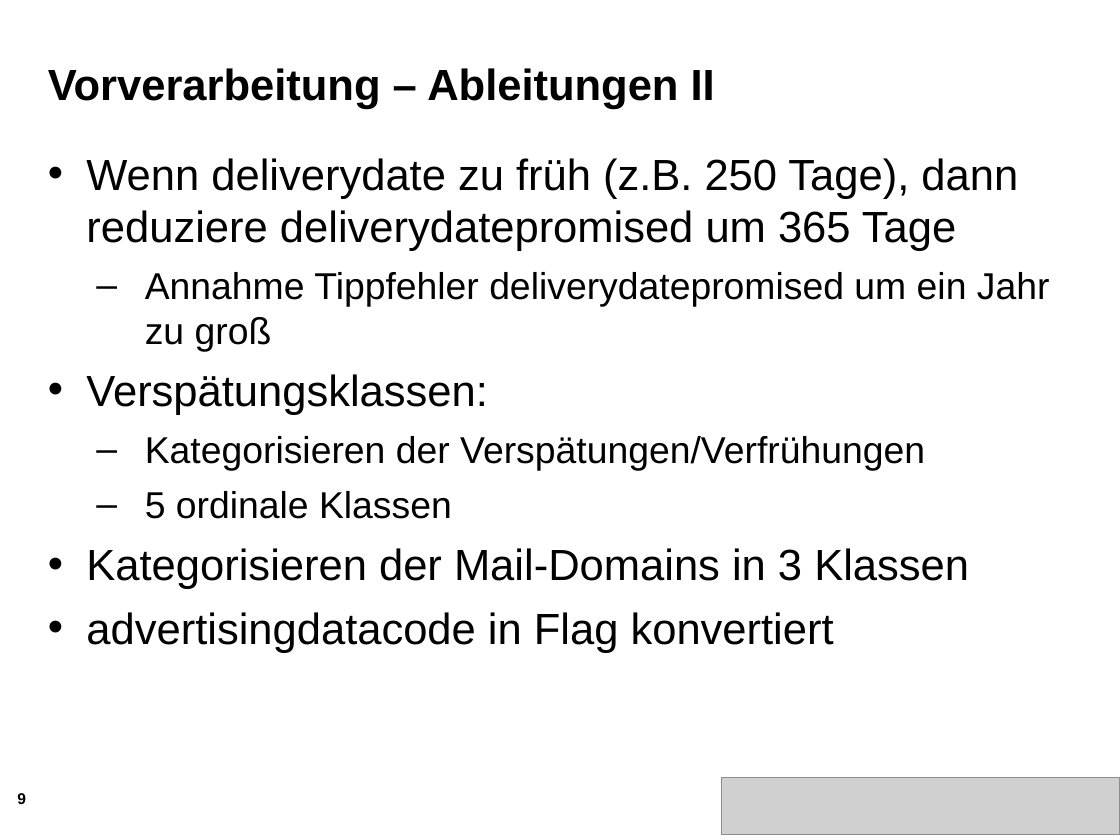
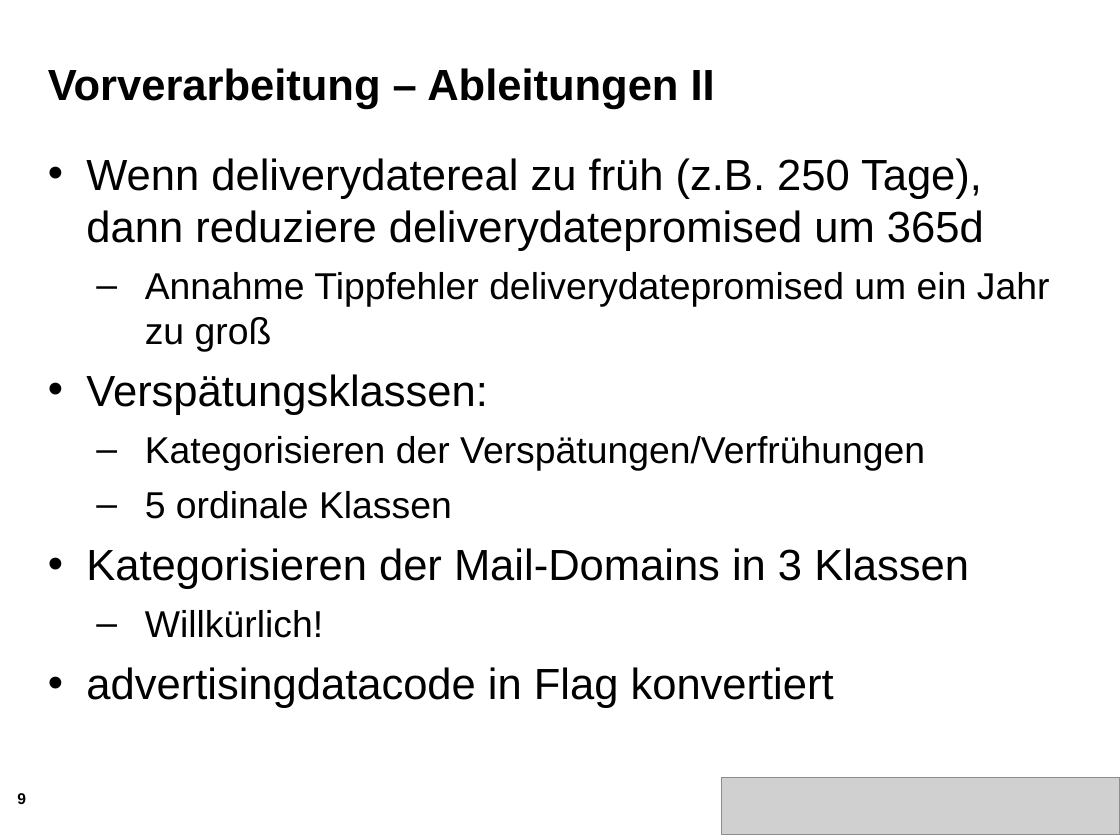
Before and after one commit to majdi14789/dwm10, a slide deck: slide 9 of Zwischenpräsentation/Zwischenstand1.ppt. Drawn at 1120x840 pixels with LibreOffice and Linux fonts; fonts in the diff are those of the drawing; grey boxes stand for pictures; background and template pictures are left out. Boxes give left, top, right and bottom in pixels: in the first picture for what was removed or moved away, otherwise in the second. Text is boxed around its words. In the diff, an @@ line names an element or a change of style, - is before the commit and + after.

```diff
--- a/Zwischenpräsentation/Zwischenstand1.ppt
+++ b/Zwischenpräsentation/Zwischenstand1.ppt
@@ text at bbox=[86, 158, 984, 251]: text changed @@
-• Wenn deliverydate zu früh (z.B. 250 Tage), dann reduziere deliverydatepromised um 365 Tage
+• Wenn deliverydatereal zu früh (z.B. 250 Tage), dann reduziere deliverydatepromised um 365d
@@ text at bbox=[145, 610, 323, 638]: paragraph added @@
+  – Willkürlich!
```
Also in this commit, not shown: 7 other slides changed.
